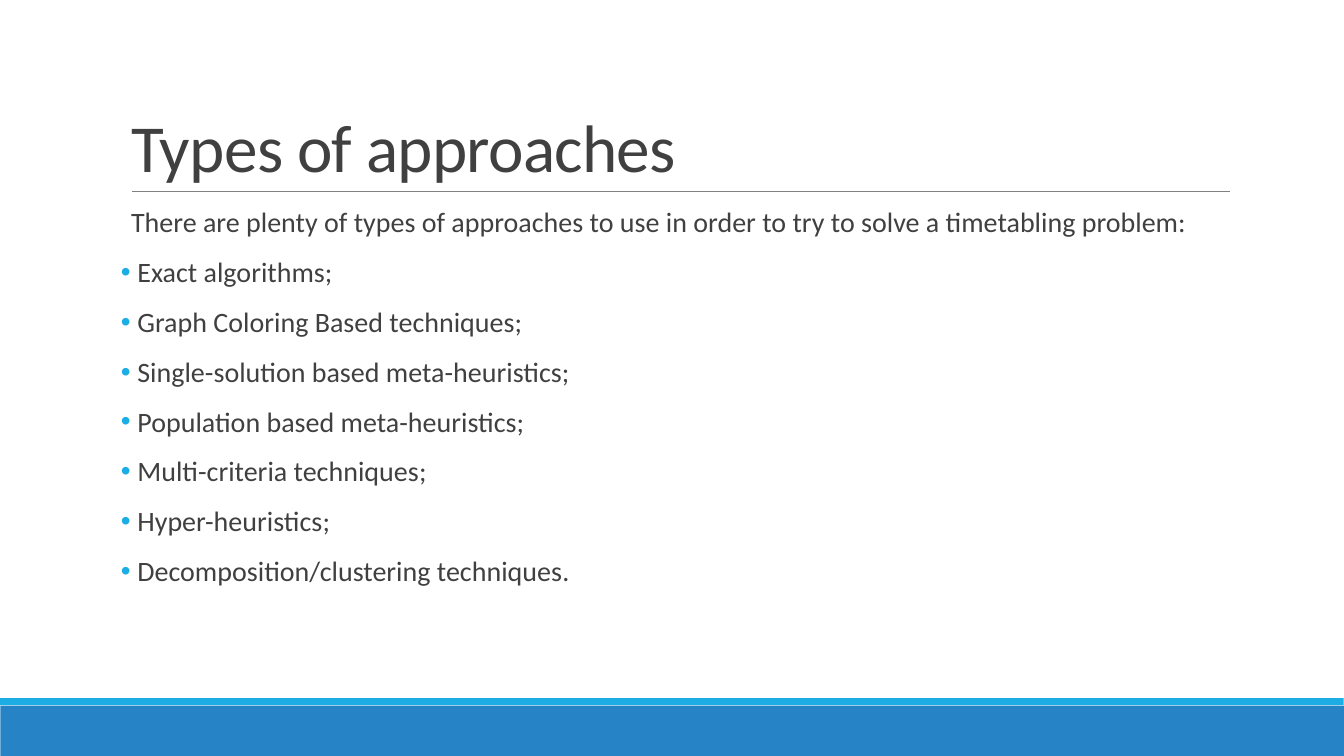
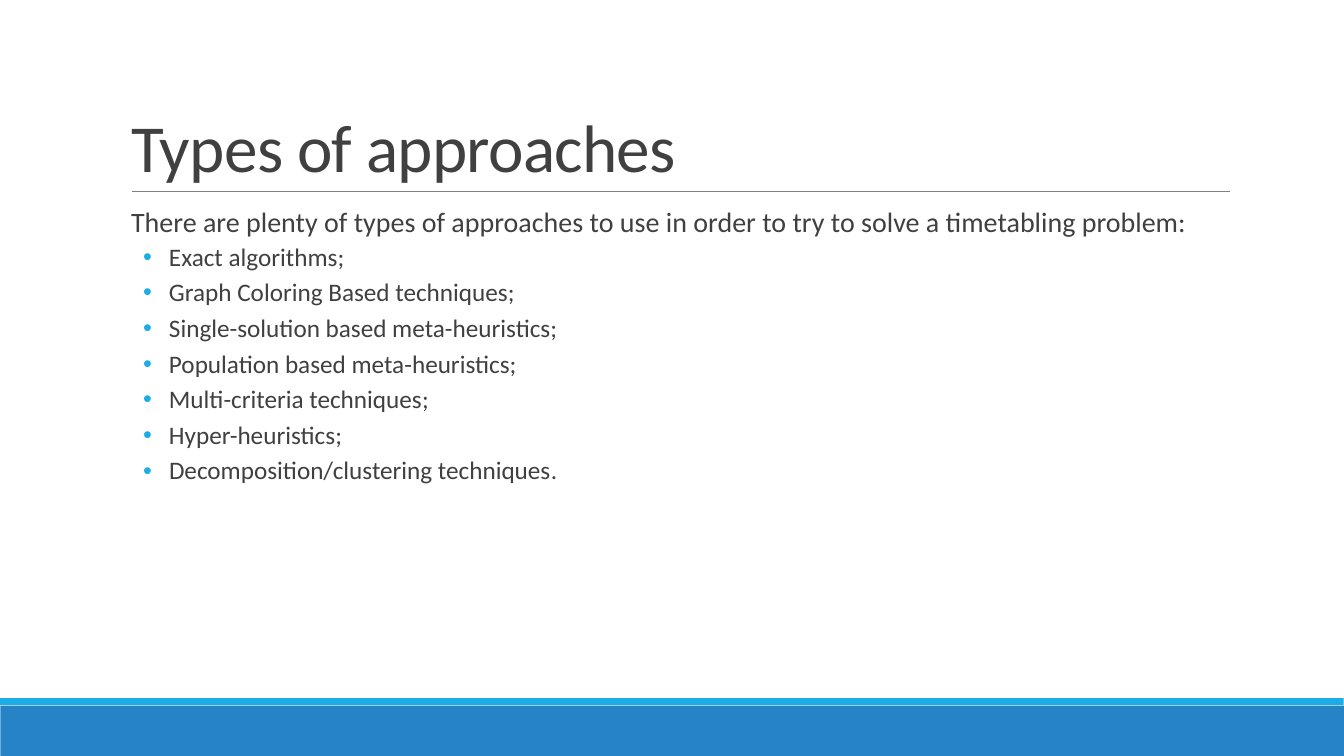
Before and after one commit to devilsdante/isel-examtimetabling-2014-2015, a slide deck: slide 6 of doc/Apresentação Oral/Examination Timetabling Automation using Hybrid Meta-heuristics.pptx. Drawn at 1344x756 pixels with LibreOffice and Linux fonts; fonts in the diff are those of the drawing. Boxes give left, top, right and bottom in pixels: in the first picture for what was removed or moved away, otherwise in the second. Text is boxed around its words. In the diff, an @@ line names an element or a change of style, - is before the commit and + after.

```diff
--- a/doc/Apresentação Oral/Examination Timetabling Automation using Hybrid Meta-heuristics.pptx
+++ b/doc/Apresentação Oral/Examination Timetabling Automation using Hybrid Meta-heuristics.pptx
@@ text at (169, 248, 557, 484): size 20 to 18 pt in "Exact algorithms;", "Graph Coloring Based techniques;", "Single-solution based meta-heuristics;", "Population based meta-heuristics;" and 3 more places; list level 1 to 2 in "Exact algorithms;"; list level 1 to 2 in "Graph Coloring Based techniques;"; list level 1 to 2 in "Single-solution based meta-heuristics;"; list level 1 to 2 in "Population based meta-heuristics;"; list level 1 to 2 in "Multi-criteria techniques;"; list level 1 to 2 in "Hyper-heuristics;"; list level 1 to 2 in "Decomposition/clustering techniques." @@
```
Also in this commit, not shown: 4 other slides changed, 8 slides added, 2 other files.
